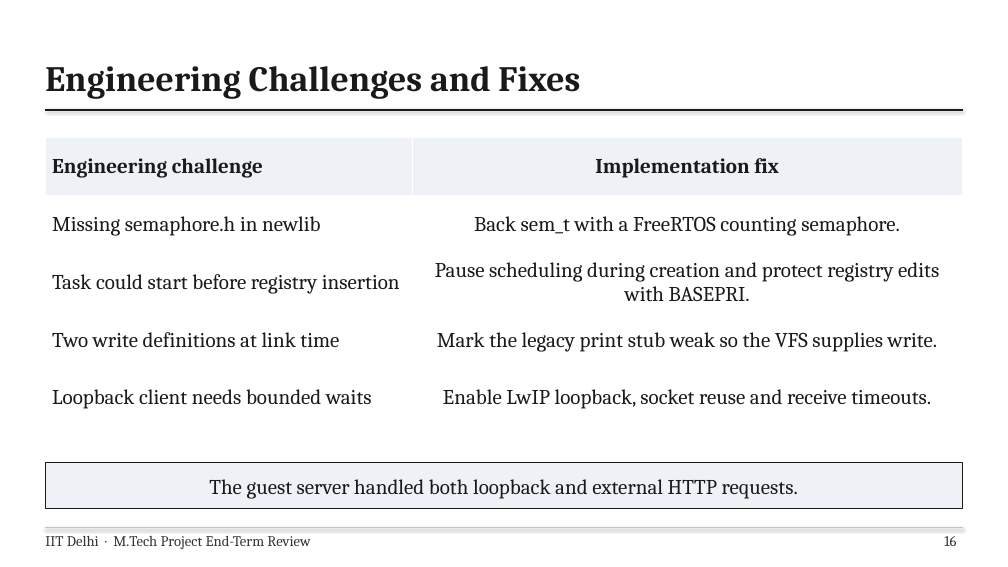
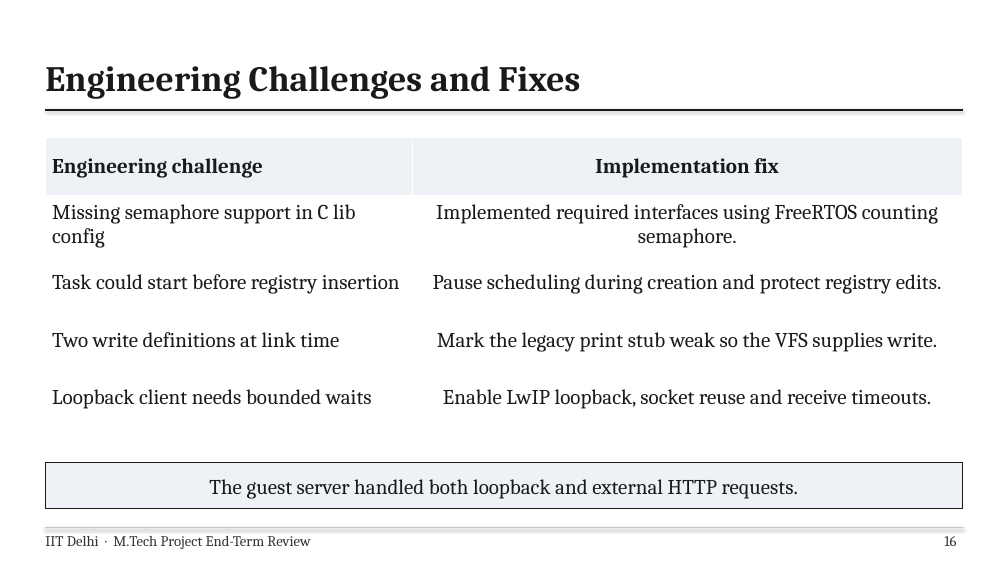
Before and after one commit to Akshat1508/STM32-Simulated-Linux, a slide deck: slide 16 of MTP/Combined_Final_Presentation.pptx. Drawn at 1008x567 pixels with LibreOffice and Linux fonts; fonts in the diff are those of the drawing. Boxes give left, top, right and bottom in pixels: in the first picture for what was removed or moved away, otherwise in the second. Text is boxed around its words. In the diff, an @@ line names an element or a change of style, - is before the commit and + after.

Commit message:
feat: add Combined_Final_Presentation.pptx to MTP directory

```diff
--- a/MTP/Combined_Final_Presentation.pptx
+++ b/MTP/Combined_Final_Presentation.pptx
@@ table at (45,138,963,427) @@
-row 2, column 1: Missing semaphore.h in newlib
+row 2, column 1: Missing semaphore support in C lib config
-row 2, column 2: Back sem_t with a FreeRTOS counting semaphore.
+row 2, column 2: Implemented required interfaces using FreeRTOS counting semaphore.
-row 3, column 2: Pause scheduling during creation and protect registry edits with BASEPRI.
+row 3, column 2: Pause scheduling during creation and protect registry edits.
```
